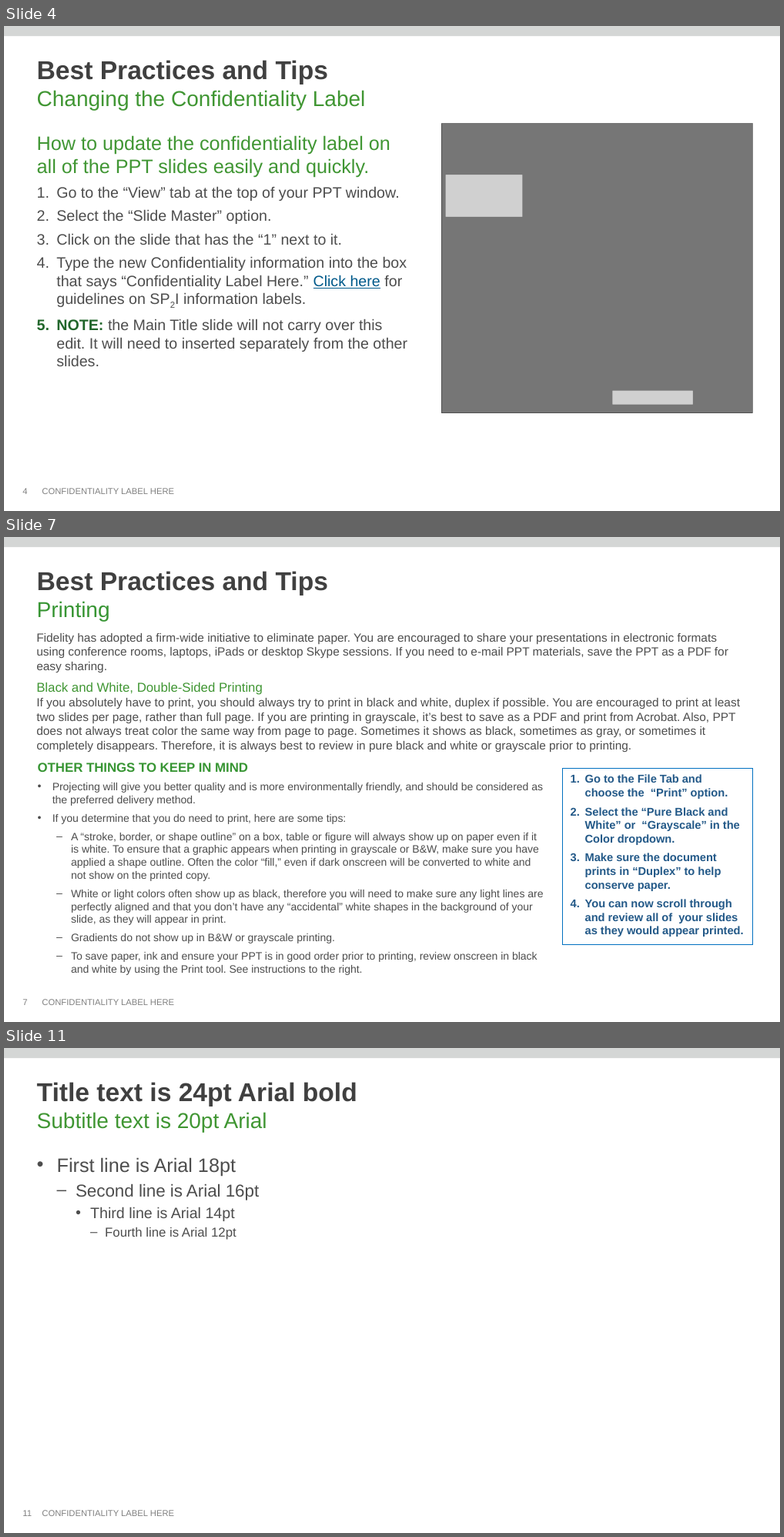
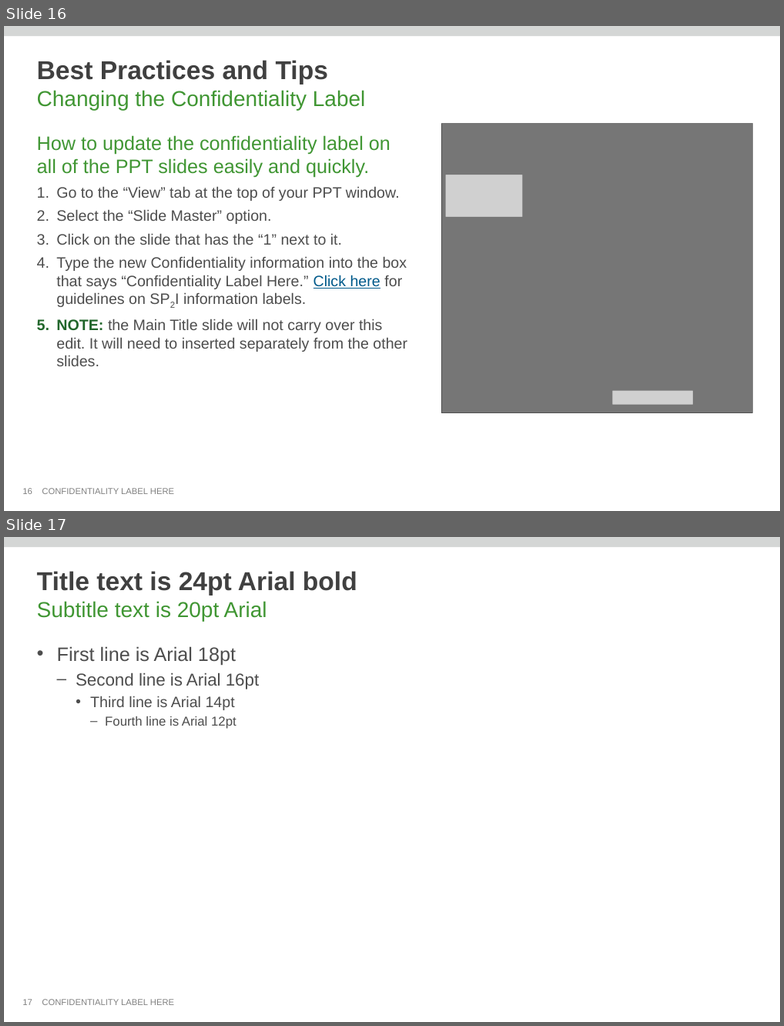
Before and after one commit to thomas-pontikes/greenhouse, a slide deck: CMF.pptx. Shown one above the other, each under a label of ours: slides 4, 7 and 11 before the commit, slides 16 and 17 after it; the slides between them are not shown. The pictures are 784x1537 and 784x1026 pixels, drawn with LibreOffice and Linux fonts; fonts in the diff are those of the drawing; grey boxes stand for pictures; background and template pictures are left out. Boxes give left, top, right and bottom in pixels: in the first picture for what was removed or moved away, otherwise in the second. Text is boxed around its words. In the diff, an @@ line names an element or a change of style, - is before the commit and + after.

```diff
--- a/CMF.pptx
+++ b/CMF.pptx
@@ slide 7 removed at bbox=[4, 537, 780, 1022], background #FFFFFF; not listed: 2 template elements that a slide beside it also shows @@
@@ title removed at bbox=[37, 571, 328, 621] @@
-Best Practices and Tips
-Printing
@@ text removed at bbox=[36, 633, 740, 752] @@
-Fidelity has adopted a firm-wide initiative to eliminate paper. You are encouraged to share your presentations in electronic formats using conference rooms, laptops, iPads or desktop Skype sessions. If you need to e-mail PPT materials, save the PPT as a PDF for easy sharing.
-Black and White, Double-Sided Printing
-If you absolutely have to print, you should always try to print in black and white, duplex if possible. You are encouraged to print at least two slides per page, rather than full page. If you are printing in grayscale, it’s best to save as a PDF and print from Acrobat. Also, PPT does not always treat color the same way from page to page. Sometimes it shows as black, sometimes as gray, or sometimes it completely disappears. Therefore, it is always best to review in pure black and white or grayscale prior to printing.
@@ text removed at bbox=[38, 763, 543, 975] @@
-  OTHER THINGS TO KEEP IN MIND
-• Projecting will give you better quality and is more environmentally friendly, and should be considered as the preferred delivery method.
-• If you determine that you do need to print, here are some tips:
-  – A “stroke, border, or shape outline” on a box, table or figure will always show up on paper even if it is white. To ensure that a graphic appears when printing in grayscale or B&W, make sure you have applied a shape outline. Often the color “fill,” even if dark onscreen will be converted to white and not show on the printed copy.
-  – White or light colors often show up as black, therefore you will need to make sure any light lines are perfectly aligned and that you don’t have any “accidental” white shapes in the background of your slide, as they will appear in print.
-  – Gradients do not show up in B&W or grayscale printing.
-  – To save paper, ink and ensure your PPT is in good order prior to printing, review onscreen in black and white by using the Print tool. See instructions to the right.
@@ rectangle removed at bbox=[563, 768, 753, 944] @@
-1. Go to the File Tab and choose the “Print” option.
-2. Select the “Pure Black and White” or “Grayscale” in the Color dropdown.
-3. Make sure the document prints in “Duplex” to help conserve paper.
-4. You can now scroll through and review all of your slides as they would appear printed.
@@ page number removed at bbox=[22, 999, 27, 1005] @@
-7
@@ what was slide 4 is now slide 16 @@
@@ page number at bbox=[22, 488, 32, 494]: text changed @@
-4
+16
@@ what was slide 11 is now slide 17 @@
@@ page number at bbox=[22, 999, 32, 1005]: text changed @@
-11
+17
```
Also in this commit, not shown: 2 slides changed, 13 slides added, 7 other slides removed.
